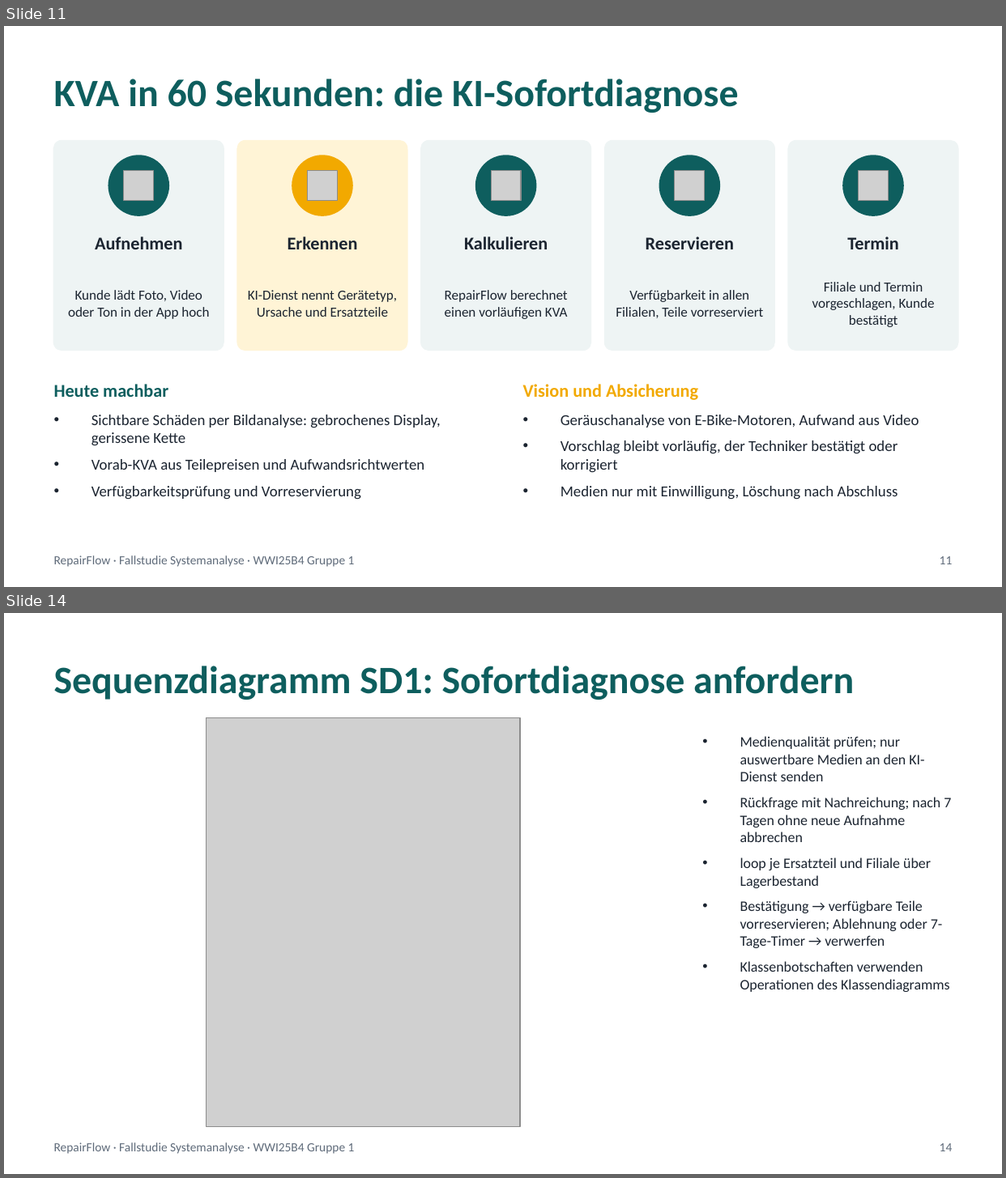
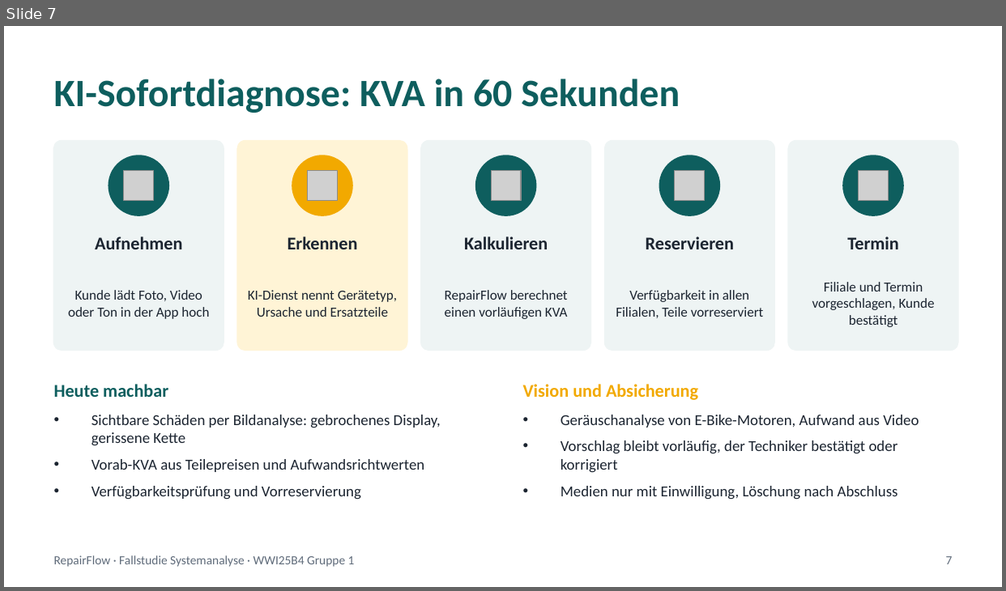
Before and after one commit to jakobschwan123-cmd/casestudy-semester-3, a slide deck: 4_praesentation/Abschlusspraesentation.pptx. Shown one above the other, each under a label of ours: slides 11 and 14 before the commit, slide 7 after it; the slides between them are not shown. The pictures are 1006x1178 and 1006x591 pixels, drawn with LibreOffice and Linux fonts; fonts in the diff are those of the drawing; grey boxes stand for pictures. Boxes give left, top, right and bottom in pixels: in the first picture for what was removed or moved away, otherwise in the second. Text is boxed around its words. In the diff, an @@ line names an element or a change of style, - is before the commit and + after.

```diff
--- a/4_praesentation/Abschlusspraesentation.pptx
+++ b/4_praesentation/Abschlusspraesentation.pptx
@@ slide 14 removed at (x1=4, y1=613, x2=1002, y2=1174), background #FFFFFF @@
@@ text removed at (x1=54, y1=666, x2=854, y2=700) @@
-Sequenzdiagramm SD1: Sofortdiagnose anfordern
@@ picture removed at (x1=206, y1=717, x2=520, y2=1127) @@
@@ text removed at (x1=740, y1=736, x2=951, y2=992) @@
-• Medienqualität prüfen; nur auswertbare Medien an den KI-Dienst senden
-• Rückfrage mit Nachreichung; nach 7 Tagen ohne neue Aufnahme abbrechen
-• loop je Ersatzteil und Filiale über Lagerbestand
-• Bestätigung → verfügbare Teile vorreservieren; Ablehnung oder 7-Tage-Timer → verwerfen
-• Klassenbotschaften verwenden Operationen des Klassendiagramms
@@ text removed at (x1=54, y1=1143, x2=355, y2=1154) @@
-RepairFlow · Fallstudie Systemanalyse · WWI25B4 Gruppe 1
@@ text removed at (x1=940, y1=1144, x2=953, y2=1152) @@
-14
@@ what was slide 11 is now slide 7 @@
@@ slide 7 changed as well @@
@@ text at (x1=54, y1=79, x2=680, y2=113): text changed @@
-KVA in 60 Sekunden: die KI-Sofortdiagnose
+KI-Sofortdiagnose: KVA in 60 Sekunden
@@ text at (x1=946, y1=557, x2=953, y2=565): text changed @@
-11
+7
```
Also in this commit, not shown: 8 other slides changed, 8 slides added, 9 other slides removed, 13 other files.
